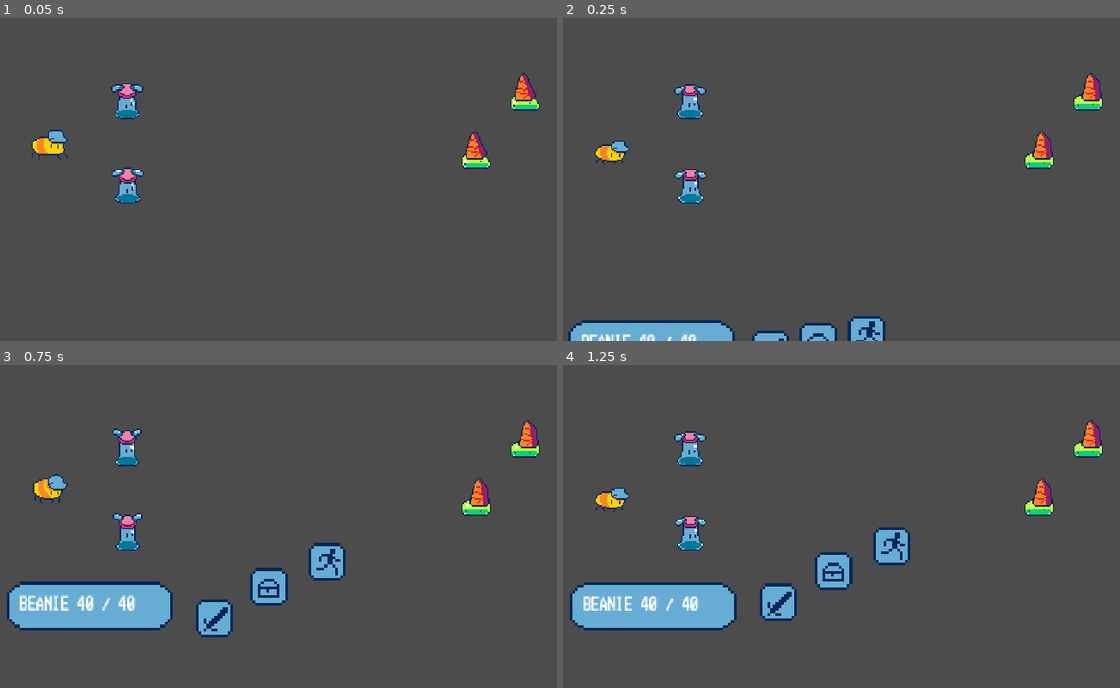
Above: before the commit, frames 1-4 (two rows, left to right).
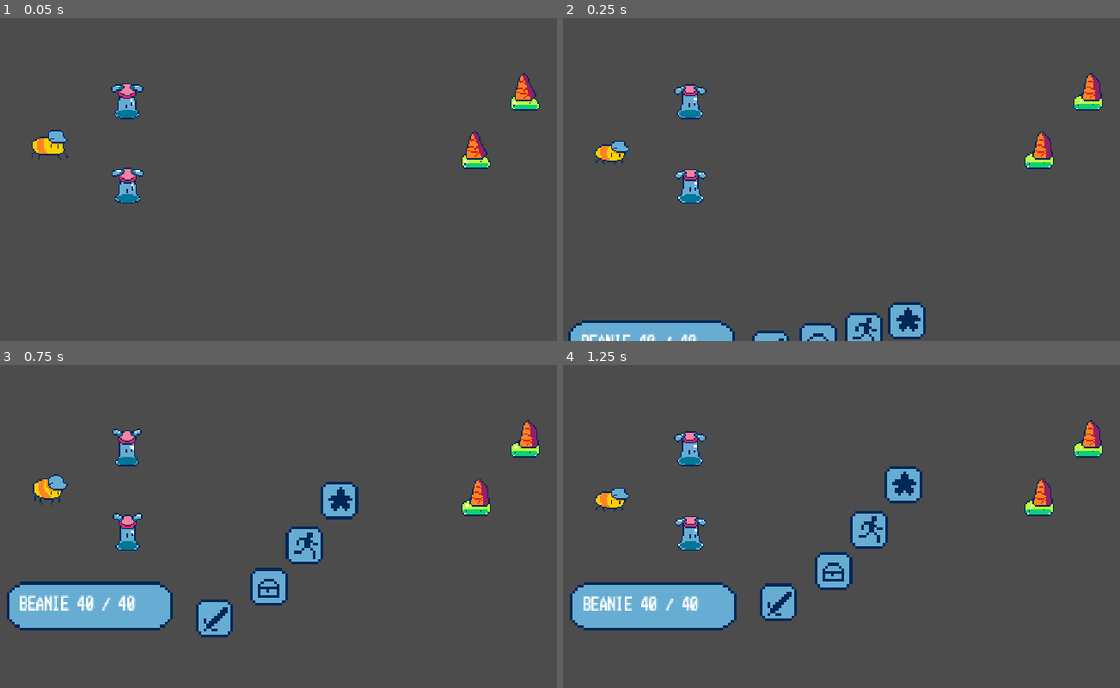
Above: after the commit, the same moments.

Repository: etherware-novice/slime-godot-game
Game: Godot game, scene res://Main.tscn
Two runs of this game, one before a commit and one after it. Both use one fixed random seed, a clock stepped at 60 frames per second and the inputs below.
Inputs:
- Up to frame 1 (0.05 s): no input
- Up to frame 2 (0.25 s): no input
- Up to frame 3 (0.75 s): tap Enter (ui_accept) at 0.5 s; hold Right (ui_right) from 0.53 s (still down)
- Up to frame 4 (1.25 s): keep holding Right (ui_right); tap Enter (ui_accept) at 0.77 s

Frame 1 is identical in both runs. In frame 2, 1.1% of the frame differs, in the area x 50-66%, y 88-100%; in frame 3, 2.0%, in the area x 51-65%, y 36-67%; in frame 4, 2.0%.

Commit message:
star button added, currently mirrors basic attack

Diff:
--- a/PlayerHP.gd
+++ b/PlayerHP.gd
@@ -7,7 +7,7 @@
 
 var player_inst = null
 var cur_selection = 0
-onready var default_selections = [$fight, $item, $run]
+onready var default_selections = [$fight, $item, $run, $star]
 
 var selections
 
@@ -106,11 +106,11 @@
 		update_text(player_inst.health_display_format())
 		match cur_selection:
 			0:
-				selections = get_tree().get_nodes_in_group("enemies").duplicate()  # get list of enemies
-				for x in selections:
-					menu_temp.append(x.display_hp_bar(null))
+				set_target_enemies()
 				in_sub = "fight"
-				interpret_preview()
+			3:
+				set_target_enemies()
+				in_sub = "special"
 			_:
 				update_text(str(cur_selection) + " is not implemented")
 	else:
@@ -119,5 +119,16 @@
 				var killed = selections[cur_selection]
 				player_inst.basic_attack(killed)
 				end_turn()
+			"special":
+				var killed = selections[cur_selection]
+				player_inst.basic_attack(killed)
+				end_turn()
 
 	cur_selection = 0
+
+
+func set_target_enemies():
+	selections = get_tree().get_nodes_in_group("enemies").duplicate()  # get list of enemies
+	for x in selections:
+		menu_temp.append(x.display_hp_bar(null))
+	interpret_preview()
--- a/PlayerHP.tscn
+++ b/PlayerHP.tscn
@@ -11,21 +11,25 @@
 [sub_resource type="DynamicFont" id=2]
 font_data = SubResource( 1 )
 
-[sub_resource type="AtlasTexture" id=3]
+[sub_resource type="AtlasTexture" id=10]
 atlas = ExtResource( 1 )
 region = Rect2( 0, 0, 16, 16 )
 
-[sub_resource type="AtlasTexture" id=4]
+[sub_resource type="AtlasTexture" id=11]
 atlas = ExtResource( 1 )
 region = Rect2( 16, 0, 16, 16 )
 
-[sub_resource type="AtlasTexture" id=5]
+[sub_resource type="AtlasTexture" id=12]
 atlas = ExtResource( 1 )
 region = Rect2( 32, 0, 16, 16 )
 
+[sub_resource type="AtlasTexture" id=13]
+atlas = ExtResource( 1 )
+region = Rect2( 48, 0, 16, 16 )
+
 [sub_resource type="SpriteFrames" id=6]
 animations = [ {
-"frames": [ SubResource( 3 ), SubResource( 4 ), SubResource( 5 ) ],
+"frames": [ SubResource( 10 ), SubResource( 11 ), SubResource( 12 ), SubResource( 13 ) ],
 "loop": true,
 "name": "default",
 "speed": 5.0
@@ -115,7 +119,7 @@
 tracks/6/imported = false
 tracks/6/enabled = true
 tracks/6/keys = {
-"points": PoolRealArray( 560, -0.25, 0, 0.25, 0 ),
+"points": PoolRealArray( 482, -0.25, 0, 0.25, 0 ),
 "times": PoolRealArray( 0 )
 }
 tracks/7/type = "bezier"
@@ -125,7 +129,27 @@
 tracks/7/imported = false
 tracks/7/enabled = true
 tracks/7/keys = {
-"points": PoolRealArray( 486, -0.25, 0, 0.25, 0 ),
+"points": PoolRealArray( 657, -0.25, 0, 0.25, 0 ),
+"times": PoolRealArray( 0 )
+}
+tracks/8/type = "bezier"
+tracks/8/path = NodePath("star:position:x")
+tracks/8/interp = 1
+tracks/8/loop_wrap = true
+tracks/8/imported = false
+tracks/8/enabled = true
+tracks/8/keys = {
+"points": PoolRealArray( 550, -0.25, 0, 0.25, 0 ),
+"times": PoolRealArray( 0 )
+}
+tracks/9/type = "bezier"
+tracks/9/path = NodePath("star:position:y")
+tracks/9/interp = 1
+tracks/9/loop_wrap = true
+tracks/9/imported = false
+tracks/9/enabled = true
+tracks/9/keys = {
+"points": PoolRealArray( 656, -0.25, 0, 0.25, 0 ),
 "times": PoolRealArray( 0 )
 }
 
@@ -199,7 +223,7 @@
 tracks/6/imported = false
 tracks/6/enabled = true
 tracks/6/keys = {
-"points": PoolRealArray( 478, -0.25, 0, 0.25, 0, 533, -0.25, 0, 0.25, 0, 492, -0.25, 0, 0.25, 0 ),
+"points": PoolRealArray( 482, -0.25, 0, 0.25, 0, 491, -0.25, 0, 0.25, 0, 494, -0.25, 0, 0.25, 0 ),
 "times": PoolRealArray( 0, 1, 2 )
 }
 tracks/7/type = "bezier"
@@ -209,7 +233,27 @@
 tracks/7/imported = false
 tracks/7/enabled = true
 tracks/7/keys = {
-"points": PoolRealArray( 657, -0.25, 0, 0.25, 0, 375, -0.25, 0, 0.25, 0, 528, -0.25, 0, 0.25, 0 ),
+"points": PoolRealArray( 657, -0.25, 0, 0.25, 0, 345, -0.25, 0, 0.25, 0, 528, -0.25, 0, 0.25, 0 ),
+"times": PoolRealArray( 0, 1, 2 )
+}
+tracks/8/type = "bezier"
+tracks/8/path = NodePath("star:position:x")
+tracks/8/interp = 1
+tracks/8/loop_wrap = true
+tracks/8/imported = false
+tracks/8/enabled = true
+tracks/8/keys = {
+"points": PoolRealArray( 550, -0.25, 0, 0.25, 0, 539, -0.25, 0, 0.25, 0, 558, -0.25, 0, 0.25, 0 ),
+"times": PoolRealArray( 0, 1, 2 )
+}
+tracks/9/type = "bezier"
+tracks/9/path = NodePath("star:position:y")
+tracks/9/interp = 1
+tracks/9/loop_wrap = true
+tracks/9/imported = false
+tracks/9/enabled = true
+tracks/9/keys = {
+"points": PoolRealArray( 656, -0.25, 0, 0.25, 0, 263, -0.25, 0, 0.25, 0, 528, -0.25, 0, 0.25, 0 ),
 "times": PoolRealArray( 0, 1, 2 )
 }
 
@@ -245,10 +289,17 @@
 offset = Vector2( 0, -3.6129 )
 
 [node name="run" type="AnimatedSprite" parent="."]
-position = Vector2( 560, 486 )
+position = Vector2( 482, 657 )
 scale = Vector2( 4, 4 )
 frames = SubResource( 6 )
 frame = 2
+offset = Vector2( 0, -3.6129 )
+
+[node name="star" type="AnimatedSprite" parent="."]
+position = Vector2( 550, 656 )
+scale = Vector2( 4, 4 )
+frames = SubResource( 6 )
+frame = 3
 offset = Vector2( 0, -3.6129 )
 
 [node name="AnimationPlayer" type="AnimationPlayer" parent="."]
Not shown: 1 places in PlayerHP.tscn that only renumber resources
Binary file changed: art/ui_buttons.png
Binary file changed: raw/ui_buttons.aseprite
